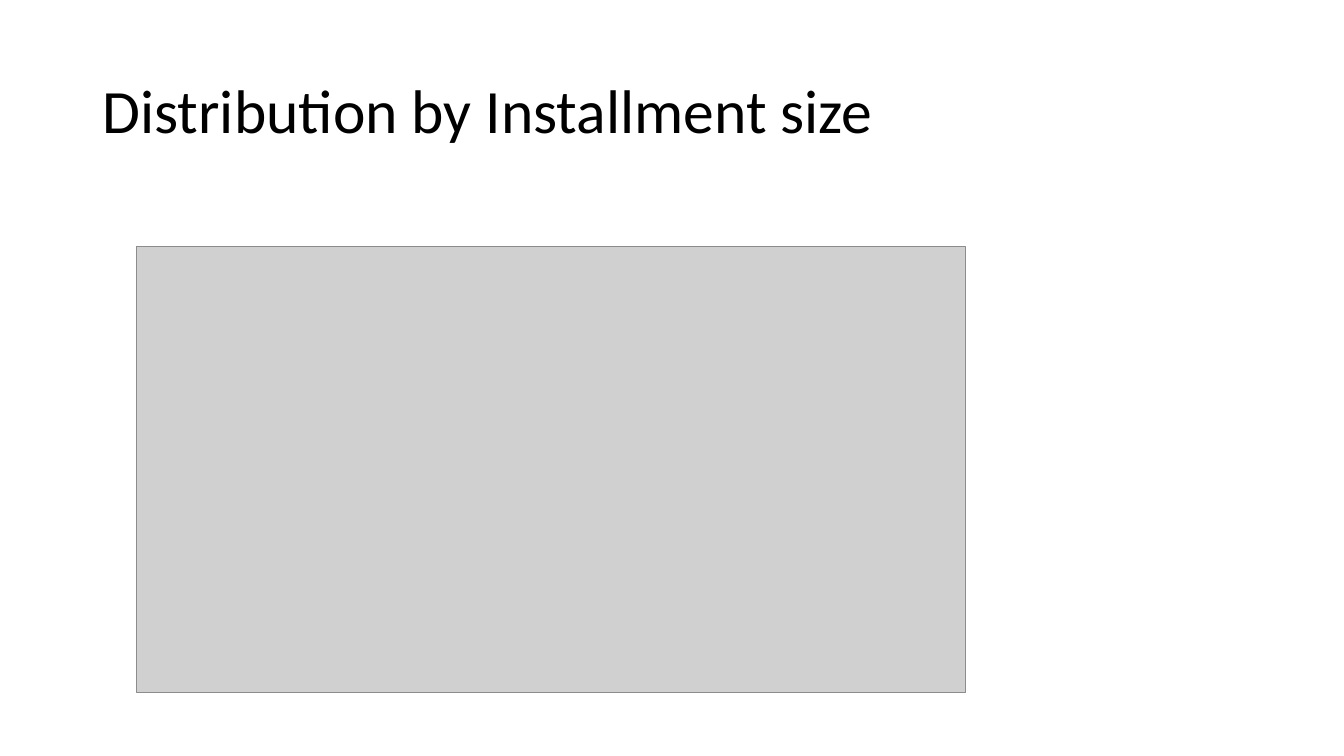
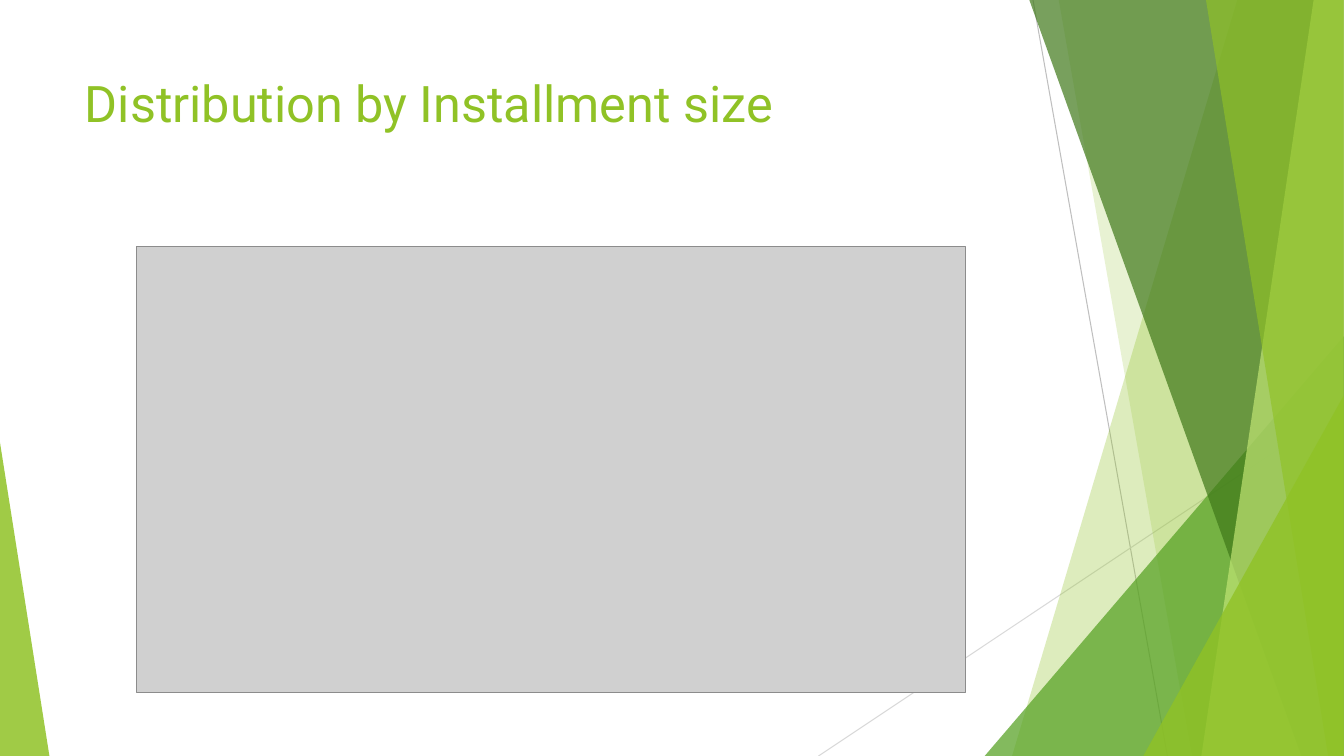
Before and after one commit to botchavs/capstone, a slide deck: slide 10 of Sprint1.pptx (slide 7 before the commit). Drawn at 1344x756 pixels with LibreOffice and Linux fonts; fonts in the diff are those of the drawing; grey boxes stand for pictures. Boxes give left, top, right and bottom in pixels: in the first picture for what was removed or moved away, otherwise in the second. Text is boxed around its words. In the diff, an @@ line names an element or a change of style, - is before the commit and + after.

```diff
--- a/Sprint1.pptx
+++ b/Sprint1.pptx
@@ title "Distribution by Installment size": place and size @@
-title "Distribution by Installment size" at box(102, 90, 873, 143)
+title "Distribution by Installment size" at box(85, 84, 773, 133)
@@ title "Distribution by Installment size" at box(85, 84, 773, 133): size 44 to 36 pt, font Calibri to Roboto, text colour #000000 to #90C226; line spacing 0.9 to 1; vertical alignment middle to top @@
@@ group added at box(0, 0, 1344, 756): 5 freeform shapes, 3 triangles, 2 lines @@
```
Also in this commit, not shown: 8 other slides changed, 5 slides added, 1 slide removed.
